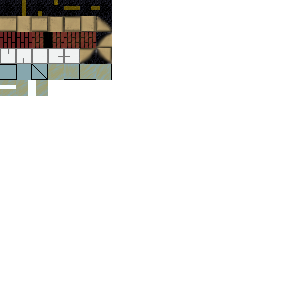
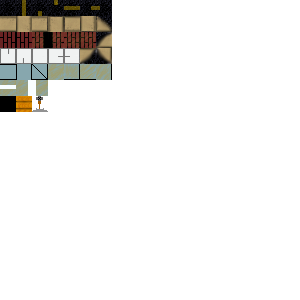
The second w=300, h=300 image is a revision of the first. Changes to its layers:
added layer "Layer 11" above "Layer 10 copy 3" over [0, 96, 16, 112]
added layer "Layer 13" above "Layer 12" over [32, 96, 48, 112]
added layer "Layer 12" above "Background" over [16, 96, 32, 112]
